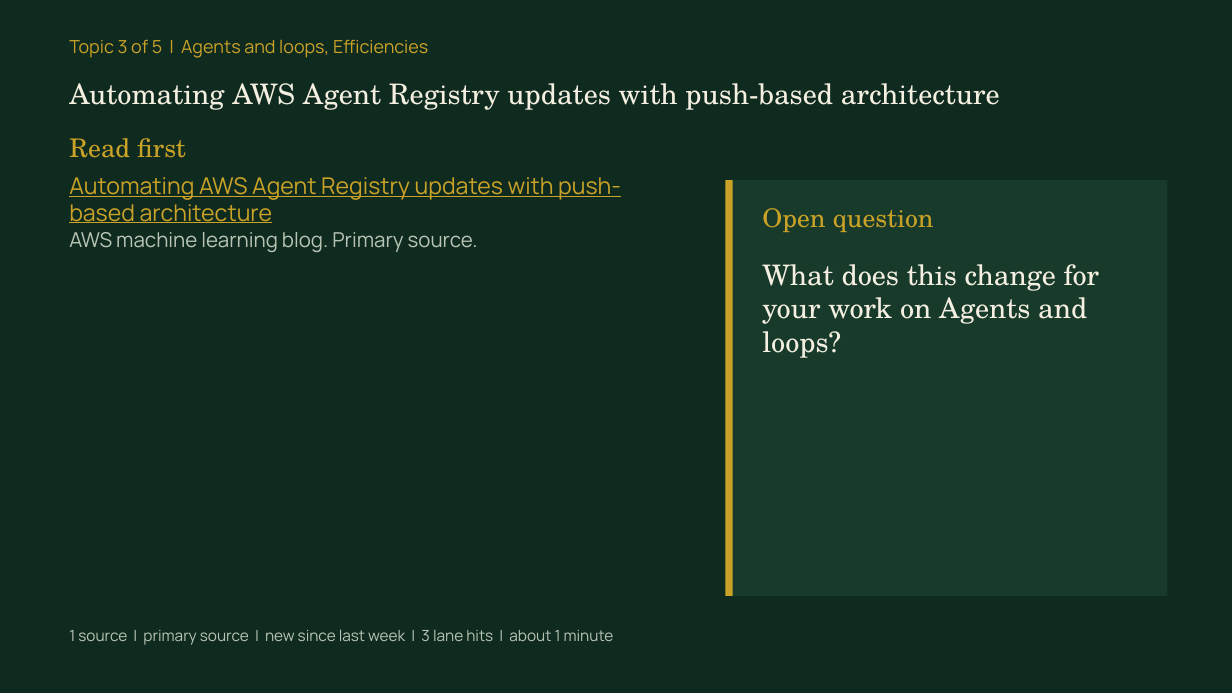
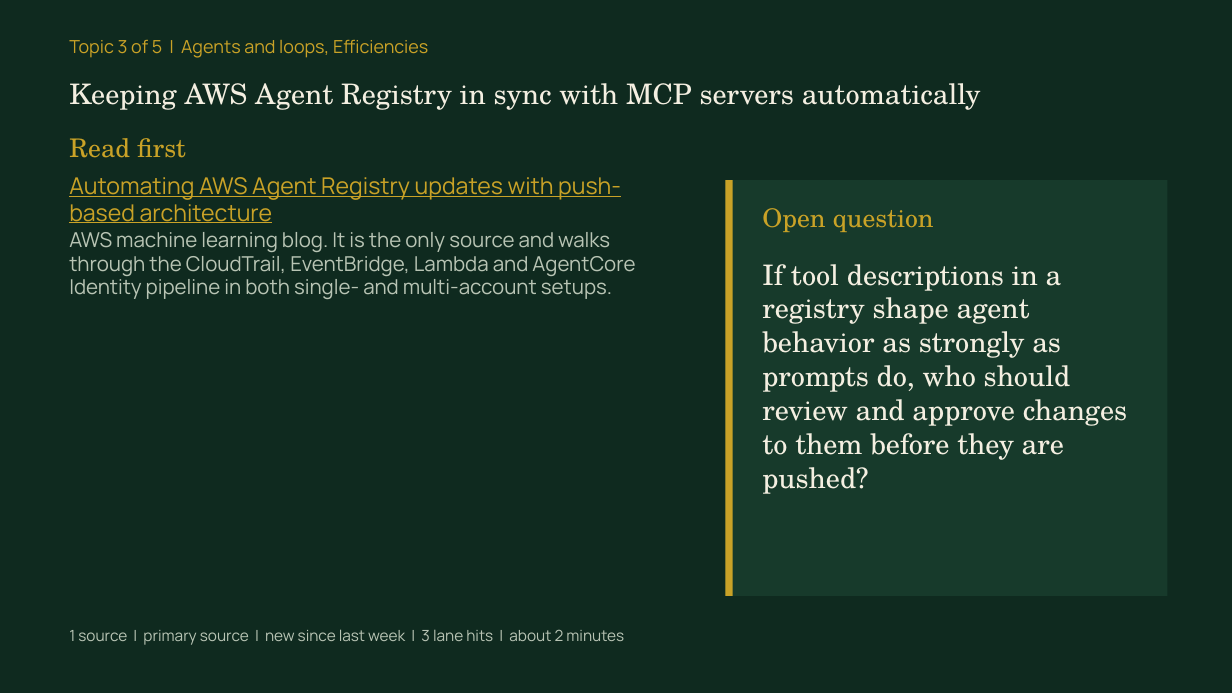
Before and after one commit to syb-code/news-digest, a slide deck: slide 10 of docs/learn/2026-11-11/briefing.pptx. Drawn at 1232x693 pixels with LibreOffice and Linux fonts; fonts in the diff are those of the drawing. Boxes give left, top, right and bottom in pixels: in the first picture for what was removed or moved away, otherwise in the second. Text is boxed around its words. In the diff, an @@ line names an element or a change of style, - is before the commit and + after.

```diff
--- a/docs/learn/2026-11-11/briefing.pptx
+++ b/docs/learn/2026-11-11/briefing.pptx
@@ text at bbox=[69, 83, 981, 110]: text changed @@
-Automating AWS Agent Registry updates with push-based architecture
+Keeping AWS Agent Registry in sync with MCP servers automatically
@@ text at bbox=[69, 232, 635, 299]: text changed @@
-AWS machine learning blog. Primary source.
+AWS machine learning blog. It is the only source and walks through the CloudTrail, EventBridge, Lambda and AgentCore Identity pipeline in both single- and multi-account setups.
@@ text at bbox=[762, 264, 1127, 494]: text changed @@
-What does this change for your work on Agents and loops?
+If tool descriptions in a registry shape agent behavior as strongly as prompts do, who should review and approve changes to them before they are pushed?
@@ text at bbox=[69, 629, 624, 645]: text changed @@
-1 source | primary source | new since last week | 3 lane hits | about 1 minute
+1 source | primary source | new since last week | 3 lane hits | about 2 minutes
```
Also in this commit, not shown: 16 other slides changed, 5 other files.
